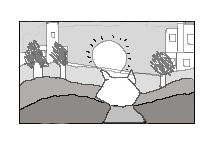
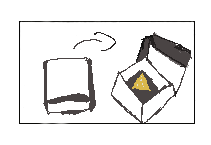
Layers edited between the first and the second (211, 145) image:
painted on "Capa 1" over left=18, top=21, right=195, bottom=124